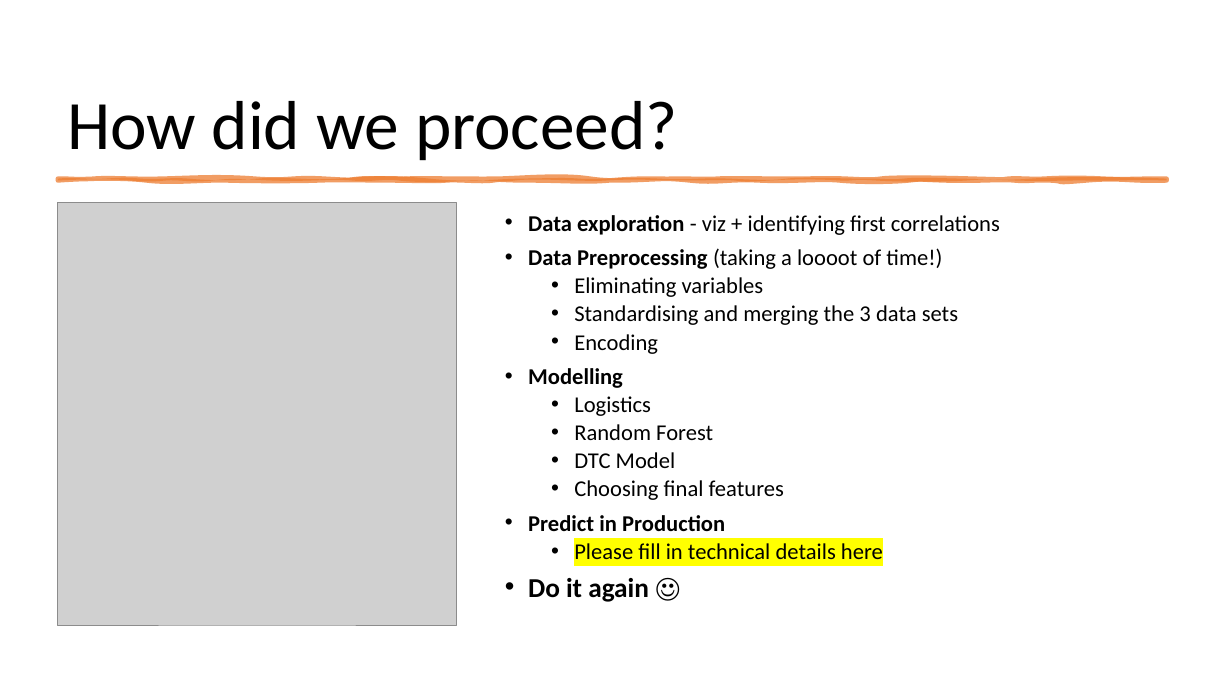
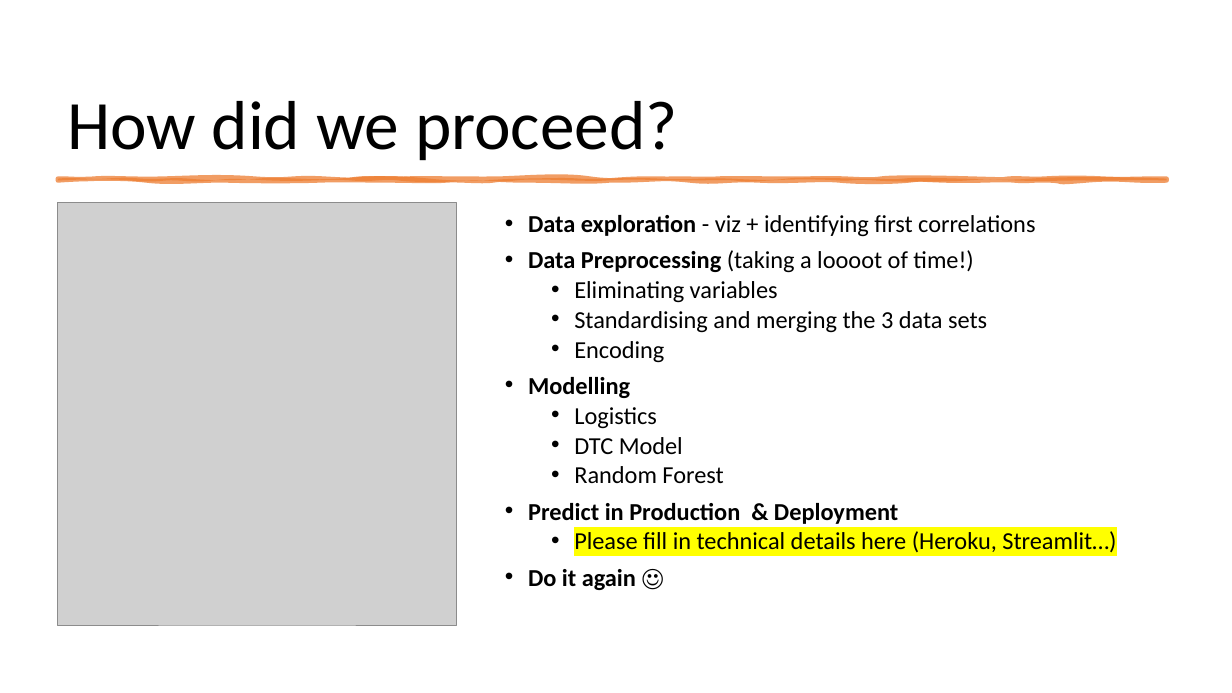
Before and after one commit to NoahDarwich/portest, a slide deck: slide 8 of Draft Pro-Test Demo Day Presentation.pptx. Drawn at 1232x693 pixels with LibreOffice and Linux fonts; fonts in the diff are those of the drawing; grey boxes stand for pictures. Boxes give left, top, right and bottom in pixels: in the first picture for what was removed or moved away, otherwise in the second. Text is boxed around its words. In the diff, an @@ line names an element or a change of style, - is before the commit and + after.

```diff
--- a/Draft Pro-Test Demo Day Presentation.pptx
+++ b/Draft Pro-Test Demo Day Presentation.pptx
@@ text at (x1=528, y1=215, x2=1035, y2=590): size 17.6 to 19 pt in "Data exploration - viz + identifying first ...", "Data Preprocessing (taking a loooot of time!)", "Eliminating variables", "Standardising and merging the 3 data sets" and 4 more places; size 21.3 to 19 pt in "Do it again ☺" @@
@@ text at (x1=574, y1=437, x2=683, y2=454): paragraph added @@
+  • DTC Model
@@ text at (x1=528, y1=503, x2=1116, y2=552): text changed; size 17.6 to 19 pt @@
-  • DTC Model
-  • Choosing final features
-• Predict in Production
-  • Please fill in technical details here
+• Predict in Production & Deployment
+  • Please fill in technical details here (Heroku, Streamlit…)
```
Also in this commit, not shown: 2 other slides changed.
